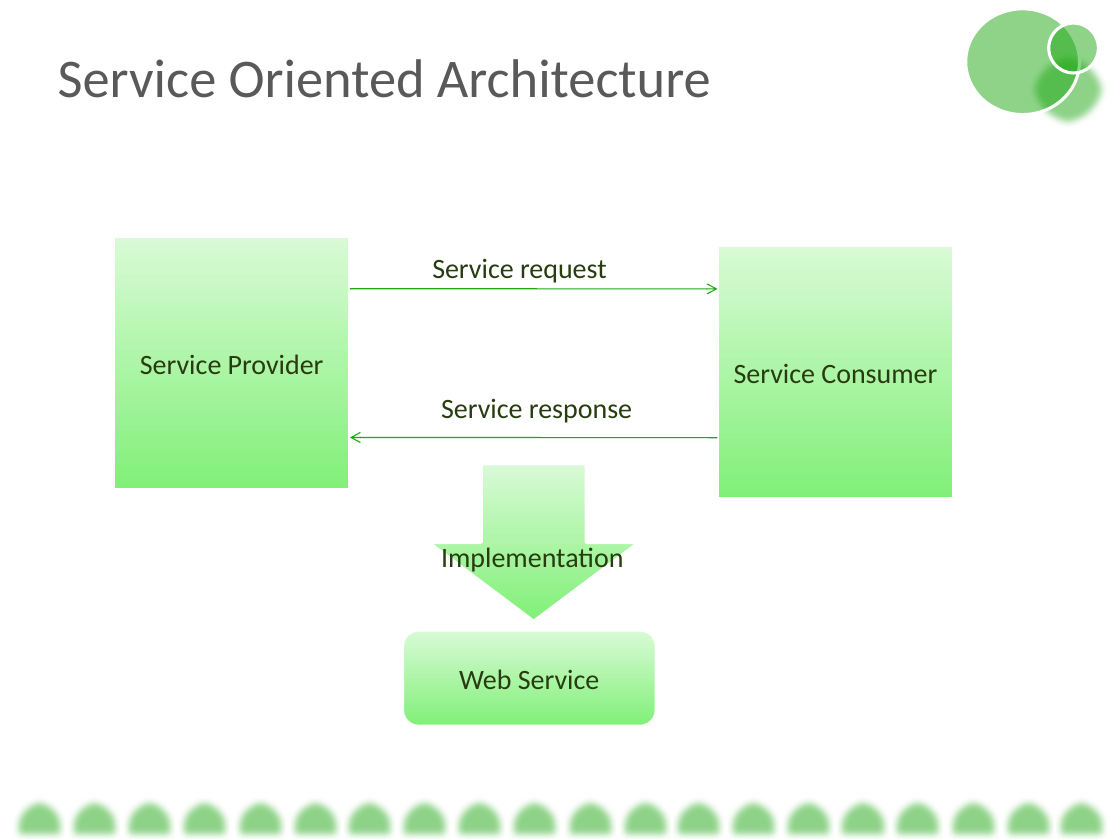
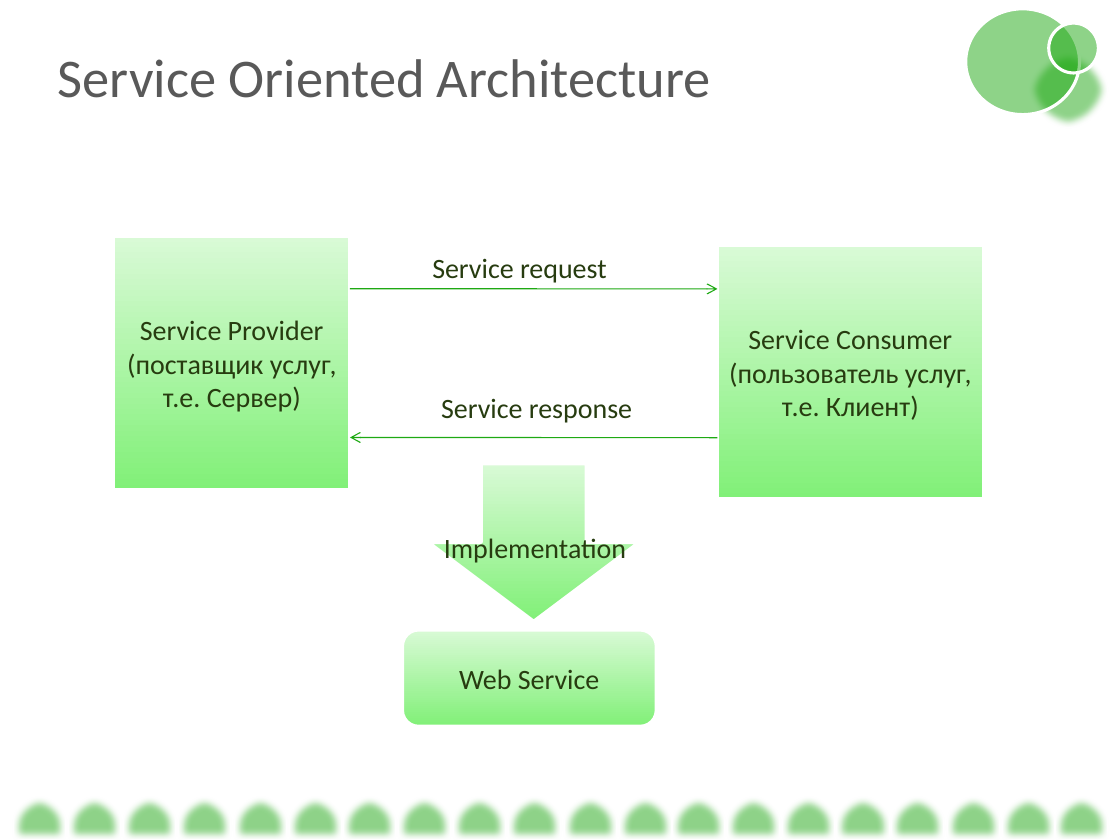
Before and after one commit to BigRacer/swtesting, a slide deck: slide 4 of 8.Web Services/Testing Web Services.pptx (slide 5 before the commit). Drawn at 1120x840 pixels with LibreOffice and Linux fonts; fonts in the diff are those of the drawing. Boxes give left, top, right and bottom in pixels: in the first picture for what was removed or moved away, otherwise in the second. Text is boxed around its words. In the diff, an @@ line names an element or a change of style, - is before the commit and + after.

```diff
--- a/8.Web Services/Testing Web Services.pptx
+++ b/8.Web Services/Testing Web Services.pptx
@@ rectangle "Service Consumer": place and size @@
-rectangle "Service Consumer" at [718,245,954,500]
+rectangle "Service Consumer" at [718,245,983,500]
@@ text in rectangle at [127,354,337,412]: paragraph added @@
+(поставщик услуг, т.е. Сервер)
@@ text in rectangle at [729,363,972,420]: paragraph added @@
+(пользователь услуг, т.е. Клиент)
@@ text "Implementation": place and size @@
-text "Implementation" at [441,547,623,574]
+text "Implementation" at [444,535,626,565]
```
Also in this commit, not shown: 10 other slides changed, 7 slides added, 4 slides removed, 3 other files.
